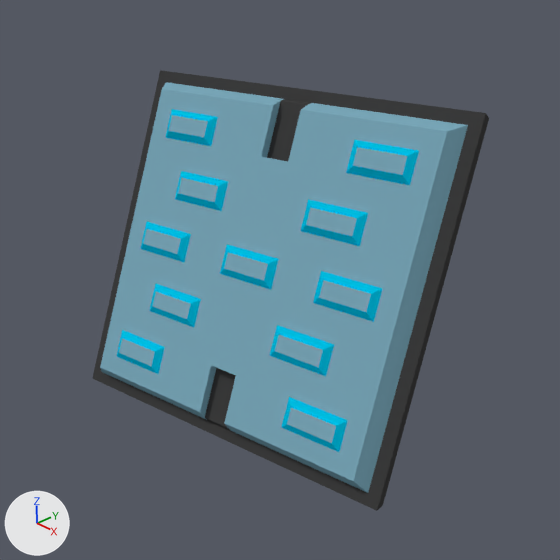
The Blender file 3D/outfits/thurion_plating01.blend: old version first, new version second.
Rendered twice from the file's camera 'Camera'. Every picture has the same lights, and +X, +Y and +Z are marked at lower left.
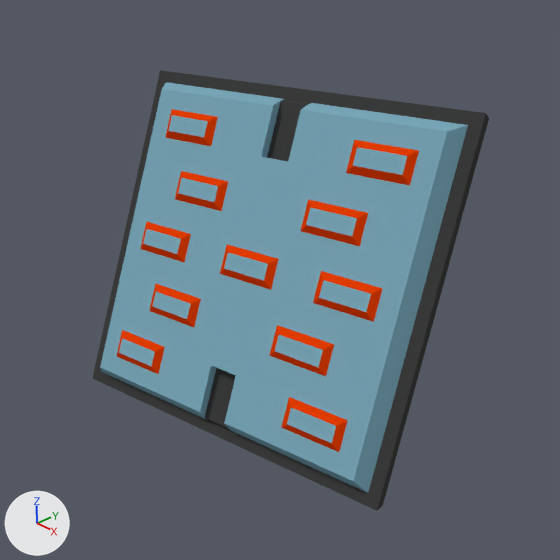
Location of each change, (x1, y1, x2, y2) in pixels of the pictures (560 x 560 px):
'Cube', recoloured (cyan to orange)
    both: (114, 106, 422, 455)

Edits to the bpy script that builds the scene:
```text
Change mat_glow:
    mat_glow.base_color: (0.0, 0.5, 0.75) -> (0.75, 0.0453, 0.0)  # cyan #00bce1 -> orange #e13c00
```
